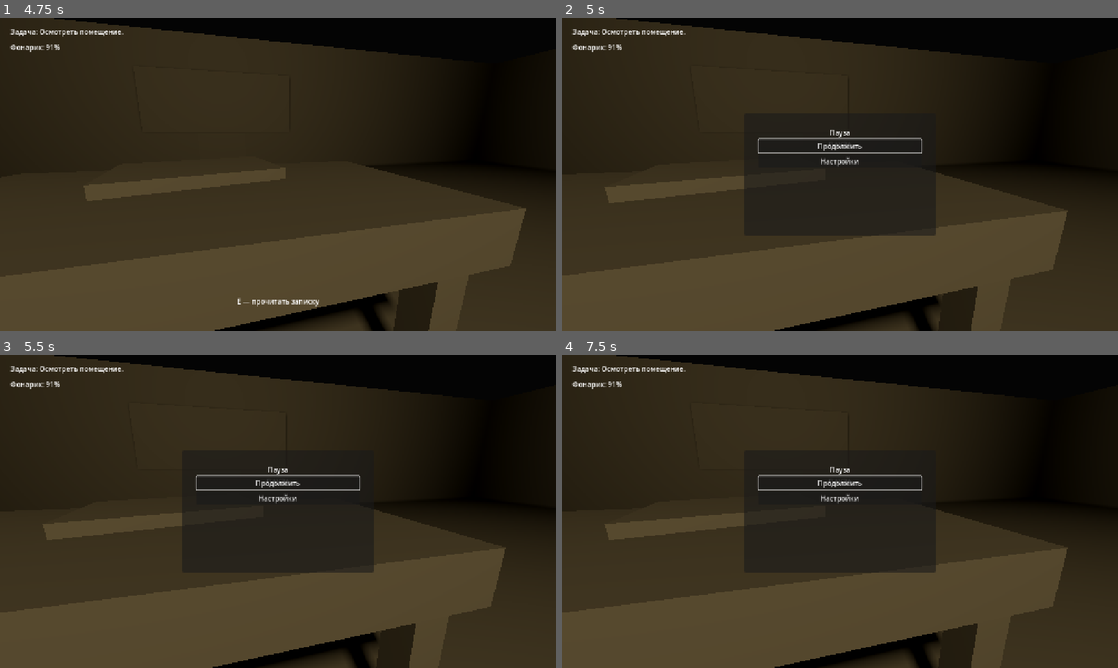
Above: before the commit, frames 1-4 (two rows, left to right).
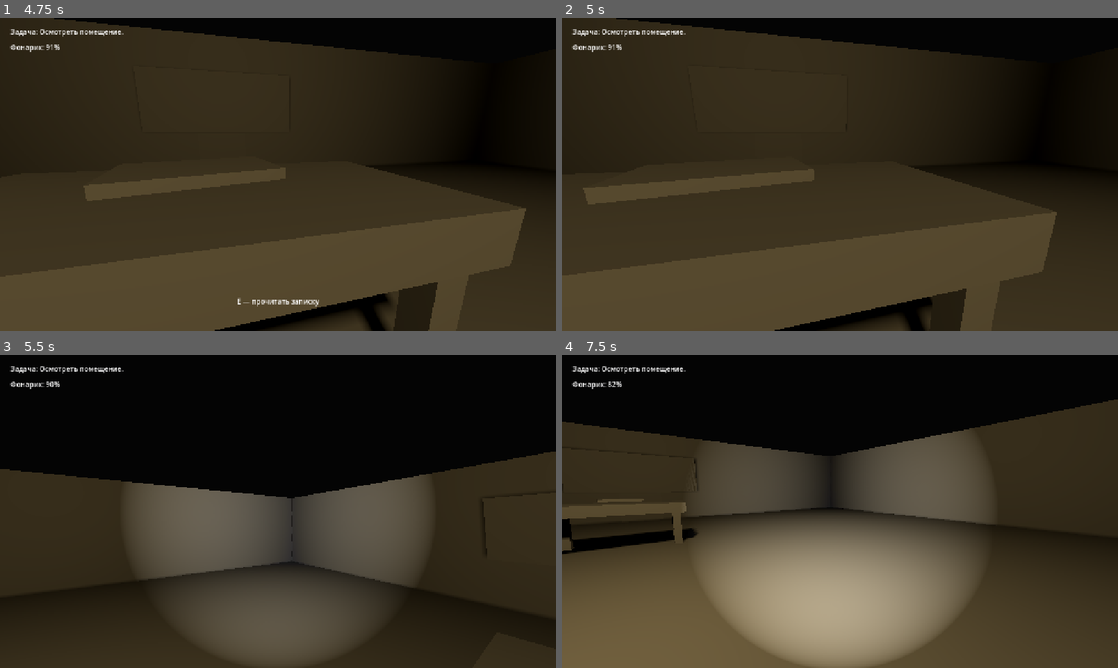
Above: after the commit, the same moments.

Repository: True-Ruslan/godot-simple-tamplate
Game: Godot game, scene res://game/scenes/Main.tscn
Same seed, same stepped clock (60 frames per second), same inputs: the game is played once before the commit and once after it.
Inputs (mouse positions are in pixels of both pictures, inside the frame that each line leads up to):
- Up to frame 1 (4.75 s): click "Начать демо" at 0.5 s; tap Enter at 1.25 s; move the mouse to (305, 174) at 1.27 s; hold Ctrl (crouch) 1.28-2.03 s; hold W (move_forward) from 1.28 s (still down); move the mouse to (250, 174) at 2.02 s; tap F (flashlight_toggle) at 2.1 s; move the mouse to (289, 168) at 2.77 s; hold E (interact) 2.78-3.53 s; move the mouse to (272, 180) at 3.52 s; tap Shift (sprint) at 3.6 s; move the mouse to (316, 177) at 4.27 s; hold Ctrl (crouch) from 4.28 s (still down)
- Up to frame 2 (5 s): keep holding W (move_forward); keep holding Ctrl (crouch); tap Escape (close_message) at 4.9 s
- Up to frame 3 (5.5 s): move the mouse to (111, 464) at 5.02 s; release W (move_forward) at 5.03 s; release Ctrl (crouch) at 5.03 s; hold A (move_left) from 5.03 s (still down); tap F (flashlight_toggle) at 5.1 s
- Up to frame 4 (7.5 s): move the mouse to (867, 511) at 5.77 s; release A (move_left) at 5.78 s; hold S (move_backward) 5.78-6.53 s; hold E (interact) 5.78-6.53 s; move the mouse to (756, 433) at 6.52 s; hold D (move_right) 6.53-7.28 s; tap Shift (sprint) at 6.6 s; move the mouse to (962, 495) at 7.27 s; hold W (move_forward) from 7.28 s (still down); hold Ctrl (crouch) from 7.28 s (still down)

Frame 1 is identical in both runs. In frame 2, 2.7% of the frame differs, in the area x 3-91%, y 7-100%; in frame 3, 61%; in frame 4, 62%, in the area x 0-100%, y 0-100%.

Commit message:
fix: prevent esc from bypassing start menu

Diff:
--- a/game/scripts/core/GameState.gd
+++ b/game/scripts/core/GameState.gd
@@ -8,6 +8,7 @@
 signal mouse_sensitivity_changed(value: float)
 
 var is_reading_message: bool = false
+var is_start_menu_active: bool = true
 var mouse_sensitivity: float = 0.0025
 
 func _ready() -> void:
@@ -23,13 +24,16 @@
 
 func close_message() -> void:
     is_reading_message = false
-    Input.set_mouse_mode(Input.MOUSE_MODE_CAPTURED)
+    if not get_tree().paused and not is_start_menu_active:
+        Input.set_mouse_mode(Input.MOUSE_MODE_CAPTURED)
     message_closed.emit()
 
 func set_flashlight_battery(value: float) -> void:
     flashlight_battery_changed.emit(clampf(value, 0.0, 100.0))
 
 func toggle_pause() -> void:
+    if is_start_menu_active:
+        return
     set_pause(not get_tree().paused)
 
 func set_pause(is_paused: bool) -> void:
@@ -40,6 +44,9 @@
 func set_mouse_sensitivity(value: float) -> void:
     mouse_sensitivity = clampf(value, 0.0005, 0.01)
     mouse_sensitivity_changed.emit(mouse_sensitivity)
+
+func set_start_menu_active(is_active: bool) -> void:
+    is_start_menu_active = is_active
 
 func _ensure_default_input_map() -> void:
     _add_key_action("move_forward", KEY_W)
